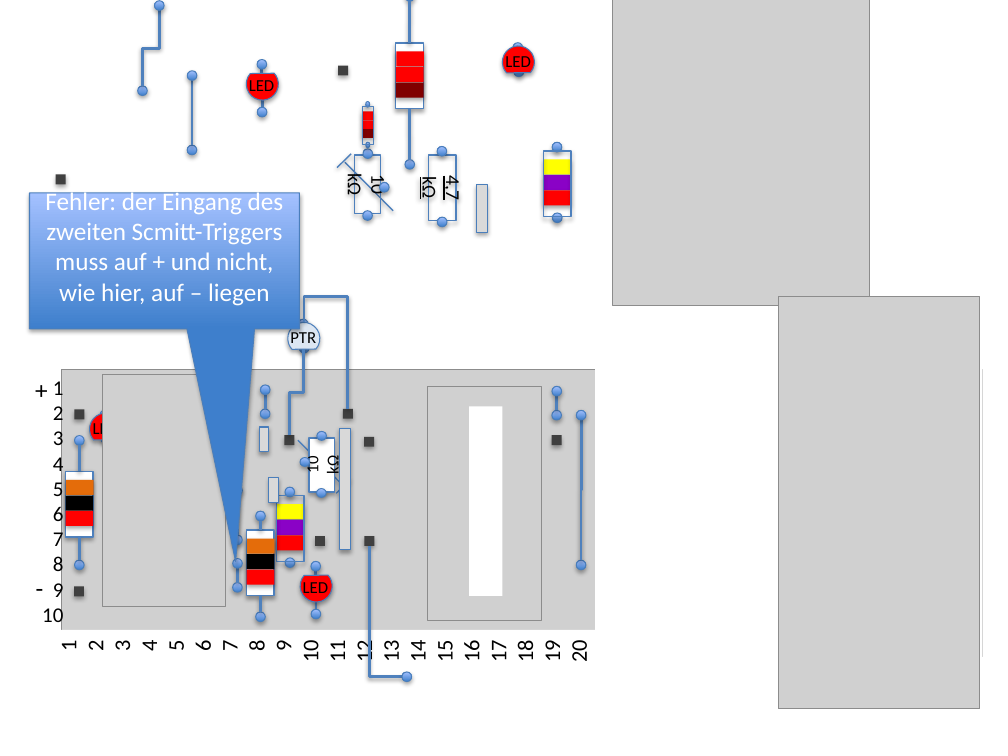
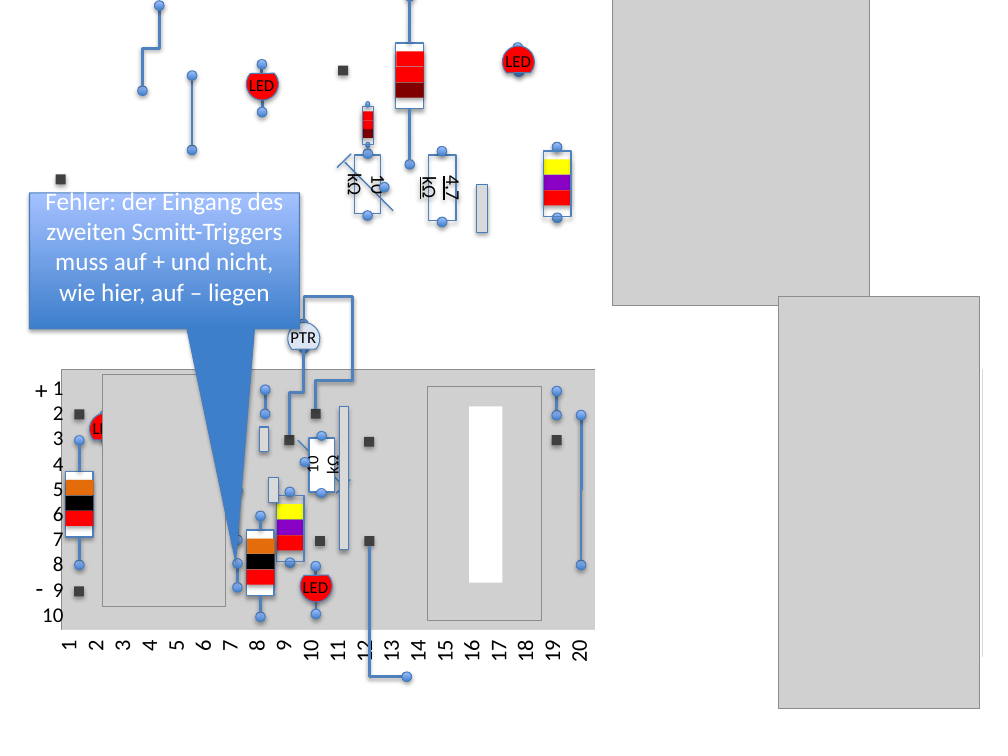
Before and after one commit to ahojsenn/smartMeter, a slide deck: slide 4 of doc/smartMeter_v3.pptx. Drawn at 1008x756 pixels with LibreOffice and Linux fonts; fonts in the diff are those of the drawing; grey boxes stand for pictures. Boxes give left, top, right and bottom in pixels: in the first picture for what was removed or moved away, otherwise in the second. Text is boxed around its words. In the diff, an @@ line names an element or a change of style, - is before the commit and + after.

```diff
--- a/doc/smartMeter_v3.pptx
+++ b/doc/smartMeter_v3.pptx
@@ elbow line moved from (304, 322) - (348, 409) to (304, 322) - (316, 409) @@
@@ rectangle moved from (x1=343, y1=409, x2=353, y2=419) to (x1=310, y1=409, x2=321, y2=419) @@
@@ rectangle resized from (x1=339, y1=428, x2=350, y2=549) to (x1=339, y1=406, x2=348, y2=549) @@
@@ rectangle resized from (x1=469, y1=406, x2=502, y2=596) to (x1=469, y1=406, x2=502, y2=583) @@
```
Also in this commit, not shown: 2 other slides changed, 19 other files.
